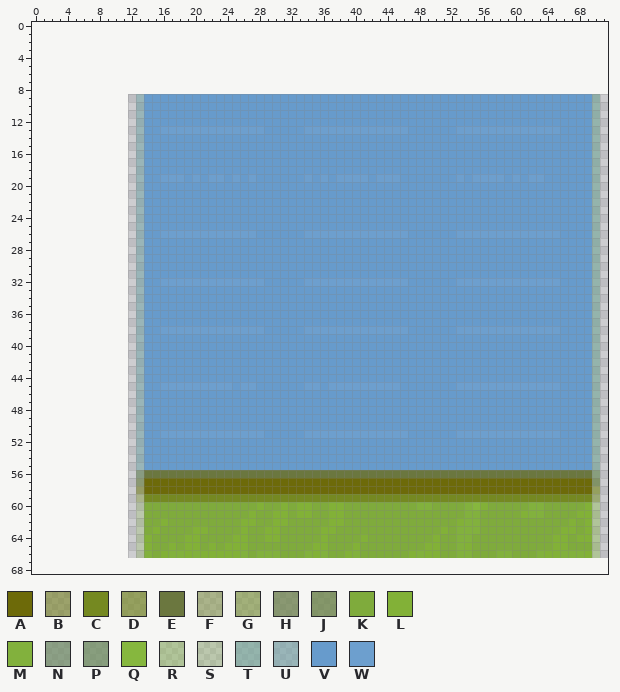
Edited in one commit: sprite sheet (images/forest/11.png). Above: the version before the commit.
The file is 60x58 pixels. Colours within 5 levels of each other are drawn and written as one. The old version is drawn lined up with the new one, on the new canvas.
Palette (. is transparent): A #6d6a09  B #75801c8f  C #758921  D #778823a6  E #6b773f  F #7b902a6c  G #7e98318a  H #6f834db7  J #70874dc6  K #7fab3c  L #82b137  M #82b13d  N #6f8b64af  P #718e62bf  Q #86b73e  R #89b74c6b  S #8ab64d45  T #73a597a1  U #71a2a68f  V #679bcc  W #6d9fce
New version:
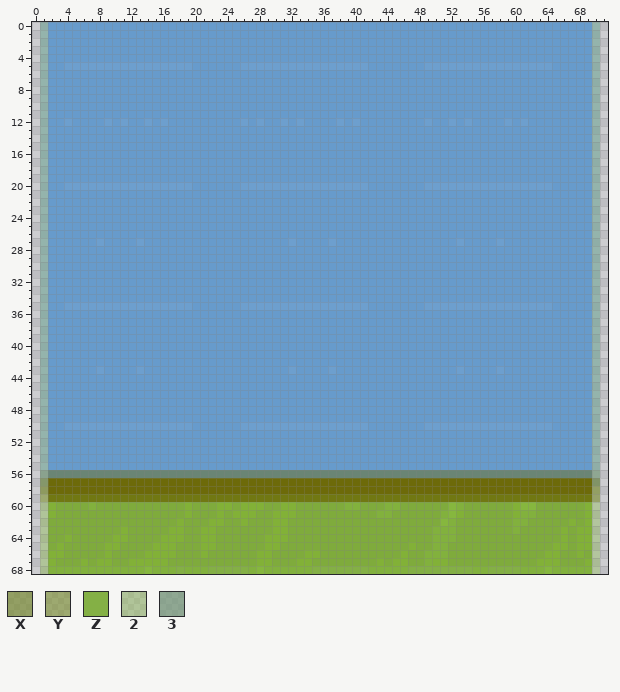
Colours new in this view: X #75872ba7  Y #798d2791  Z #84b045  2 #89b74c6b  3 #719575ad
Changes in this commit:
canvas 60x58 -> 72x69, the old top-left corner now at 12,9
colour C: #758921 -> #717812
colour E: #6b773f -> #6a8575
colour R: #89b74c6b -> #89b74c60
y 0..4: x 1..70 ...................................................................... -> TVVVVVVVVVVVVVVVVVVVVVVVVVVVVVVVVVVVVVVVVVVVVVVVVVVVVVVVVVVVVVVVVVVVVT
y 5: x 1..70 ...................................................................... -> TVVWWWWWWWWWWWWWWWWVVVVVVWWWWWWWWWWWWWWWWVVVVVVVWWWWWWWWWWWWWWWWVVVVVT
y 6..8: x 1..70 ...................................................................... -> TVVVVVVVVVVVVVVVVVVVVVVVVVVVVVVVVVVVVVVVVVVVVVVVVVVVVVVVVVVVVVVVVVVVVT
y 9..11: x 1..13 ............U -> TVVVVVVVVVVVV
y 12: x 1..14 ............UV -> TVVWVVVVWVWVVW; x 16 V -> W; x 26 V -> W; x 28 V -> W; x 31 V -> W; x 33 V -> W; x 38 V -> W; x 40 V -> W; x 49 V -> W; x 52 V -> W; x 54 V -> W; x 59 V -> W; x 61 V -> W
y 13: x 1..13 ............U -> TVVVVVVVVVVVV; x 16..28 WWWWWWWWWWWWW -> VVVVVVVVVVVVV; x 34..46 WWWWWWWWWWWWW -> VVVVVVVVVVVVV; x 53..65 WWWWWWWWWWWWW -> VVVVVVVVVVVVV
y 14..18: x 1..13 ............U -> TVVVVVVVVVVVV
y 19: x 1..13 ............U -> TVVVVVVVVVVVV; x 16..18 WWW -> VVV; x 20 W -> V; x 22..23 WW -> VV; x 25 W -> V; x 27 W -> V; x 34 W -> V; x 36 W -> V; x 38..41 WWWW -> VVVV; x 43..45 WWW -> VVV; x 53 W -> V; x 55..58 WWWW -> VVVV; x 60 W -> V; x 62..63 WW -> VV
y 20: x 1..19 ............UVVVVVV -> TVVWWWWWWWWWWWWWWWW; x 26..41 VVVVVVVVVVVVVVVV -> WWWWWWWWWWWWWWWW; x 49..64 VVVVVVVVVVVVVVVV -> WWWWWWWWWWWWWWWW
y 21..25: x 1..13 ............U -> TVVVVVVVVVVVV
y 26: x 1..13 ............U -> TVVVVVVVVVVVV; x 16..27 WWWWWWWWWWWW -> VVVVVVVVVVVV; x 34..46 WWWWWWWWWWWWW -> VVVVVVVVVVVVV; x 53..65 WWWWWWWWWWWWW -> VVVVVVVVVVVVV
y 27: x 1..13 ............U -> TVVVVVVWVVVVW; x 32 V -> W; x 37 V -> W; x 53 V -> W; x 58 V -> W
y 28..31: x 1..13 ............U -> TVVVVVVVVVVVV
y 32: x 1..13 ............U -> TVVVVVVVVVVVV; x 16..28 WWWWWWWWWWWWW -> VVVVVVVVVVVVV; x 34..46 WWWWWWWWWWWWW -> VVVVVVVVVVVVV; x 53..65 WWWWWWWWWWWWW -> VVVVVVVVVVVVV
y 33..34: x 1..13 ............U -> TVVVVVVVVVVVV
y 35: x 1..19 ............UVVVVVV -> TVVWWWWWWWWWWWWWWWW; x 26..41 VVVVVVVVVVVVVVVV -> WWWWWWWWWWWWWWWW; x 49..64 VVVVVVVVVVVVVVVV -> WWWWWWWWWWWWWWWW
y 36..37: x 1..13 ............U -> TVVVVVVVVVVVV
y 38: x 1..13 ............U -> TVVVVVVVVVVVV; x 16..28 WWWWWWWWWWWWW -> VVVVVVVVVVVVV; x 34..46 WWWWWWWWWWWWW -> VVVVVVVVVVVVV; x 53..65 WWWWWWWWWWWWW -> VVVVVVVVVVVVV
y 39..42: x 1..13 ............U -> TVVVVVVVVVVVV
y 43: x 1..13 ............U -> TVVVVVVWVVVVW; x 32 V -> W; x 37 V -> W; x 53 V -> W; x 58 V -> W
y 44: x 1..13 ............U -> TVVVVVVVVVVVV
y 45: x 1..13 ............U -> TVVVVVVVVVVVV; x 16..24 WWWWWWWWW -> VVVVVVVVV; x 26..27 WW -> VV; x 34..35 WW -> VV; x 37..45 WWWWWWWWW -> VVVVVVVVV; x 53..65 WWWWWWWWWWWWW -> VVVVVVVVVVVVV
y 46..49: x 1..13 ............U -> TVVVVVVVVVVVV
y 50: x 1..19 ............UVVVVVV -> TVVWWWWWWWWWWWWWWWW; x 26..41 VVVVVVVVVVVVVVVV -> WWWWWWWWWWWWWWWW; x 49..64 VVVVVVVVVVVVVVVV -> WWWWWWWWWWWWWWWW
y 51: x 1..13 ............U -> TVVVVVVVVVVVV; x 16..28 WWWWWWWWWWWWW -> VVVVVVVVVVVVV; x 34..46 WWWWWWWWWWWWW -> VVVVVVVVVVVVV; x 53..65 WWWWWWWWWWWWW -> VVVVVVVVVVVVV
y 52..55: x 1..13 ............U -> TVVVVVVVVVVVV
y 56: x 1..13 ............N -> 3EEEEEEEEEEEE; x 70 P -> 3
y 57: x 1..13 ............H -> JAAAAAAAAAAAA
y 58: x 1..13 ............B -> XAAAAAAAAAAAA; x 70 D -> X
y 59: x 1..13 ............F -> YCCCCCCCCCCCC; x 70 G -> Y
y 60: x 1..13 ............S -> 2LKKKKMKKKKKK; x 19 K -> L; x 23..24 KK -> LL; x 26..27 KK -> LL; x 32..34 KLL -> LKK; x 37..40 LLKK -> KKMM; x 44..45 KK -> MM; x 48..49 MM -> KK; x 52..56 KKMQL -> QMKKK; x 60..63 KKMM -> LQQK
y 61: x 1..13 ............S -> 2LKKKKKKKKKKK; x 19 K -> L; x 23 K -> L; x 25..26 KK -> LL; x 32..34 KLL -> LKK; x 37..38 LL -> KK; x 43..44 KK -> MM; x 51..55 KKKMM -> MQLKK; x 60..61 KL -> LM; x 63 M -> K; x 68 L -> K
y 62: x 1..13 ............S -> 2KKKKKKKKKKKK; x 16 L -> K; x 18 K -> L; x 22..23 KK -> LL; x 27 L -> K; x 37..38 LL -> KK; x 51..55 KKLMM -> QMKKK; x 60..61 KK -> MM
y 63: x 1..13 ............S -> 2KKKKKKKKKLKK; x 15 L -> K; x 17..18 KK -> LL; x 20 L -> K; x 22 K -> L; x 26 L -> K; x 29 L -> K; x 31 K -> L; x 36..37 LL -> KK; x 50..55 KLKMMM -> MMMKKK; x 60 K -> M; x 67..68 LK -> KL
y 64: x 1..14 ............SL -> 2KKLKKKKKLLKKK; x 16..22 KKKLLKK -> LLLKKLL; x 25..26 LL -> KK; x 31 K -> L; x 36 L -> K; x 41 L -> K; x 50..54 LKKMM -> MMMKK; x 65 L -> K
y 65: x 1..16 ............SLKK -> 2KLKKKKKLLKKKKLL; x 19..21 LLK -> KKL; x 24..26 LLL -> KKK; x 29..30 KK -> LL; x 35..36 LL -> KK; x 40 L -> K; x 47 K -> L; x 49..51 LLK -> KMM; x 53..54 ML -> KK; x 68..69 KK -> LL
y 66: x 1..15 ............SMK -> 2LLKKKKKLKKKKLL; x 17..20 MMLM -> LKKK; x 22..26 LLLLM -> KKKKK; x 28..30 MMM -> LLK; x 34 M -> L; x 36 M -> K; x 39..40 LM -> KK; x 46..51 KLMLLK -> LKKMMM; x 53..54 MM -> KK; x 58..59 MM -> KK; x 63 M -> K; x 66..69 MMML -> KKLK
y 67: x 1..70 ...................................................................... -> 2LKKKLKLLKKLLLLLKKKKKKKKKKKLLKKKLLKKKKKKKKLKLLKKMLLKKKKKKKKKKKLLLKKKLR
y 68: x 1..70 ...................................................................... -> 2MMMMMMMMMMMMQMMMZMMMZZZZZMQMMMMMMZZZZZZZMMMMMZZZZZZZZMMZZZZMMMQMMMMMR
Pixel boxes of the changes (left, top, right, bottom) in both pictures:
changed: (40, 22, 600, 574)
